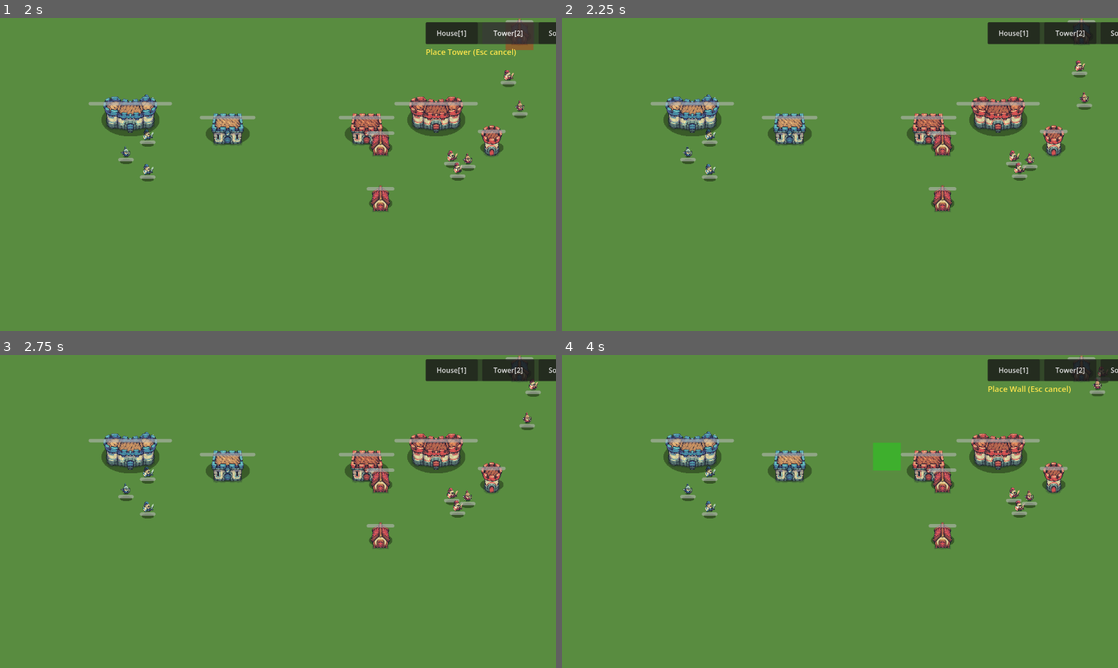
Above: before the commit, frames 1-4 (two rows, left to right).
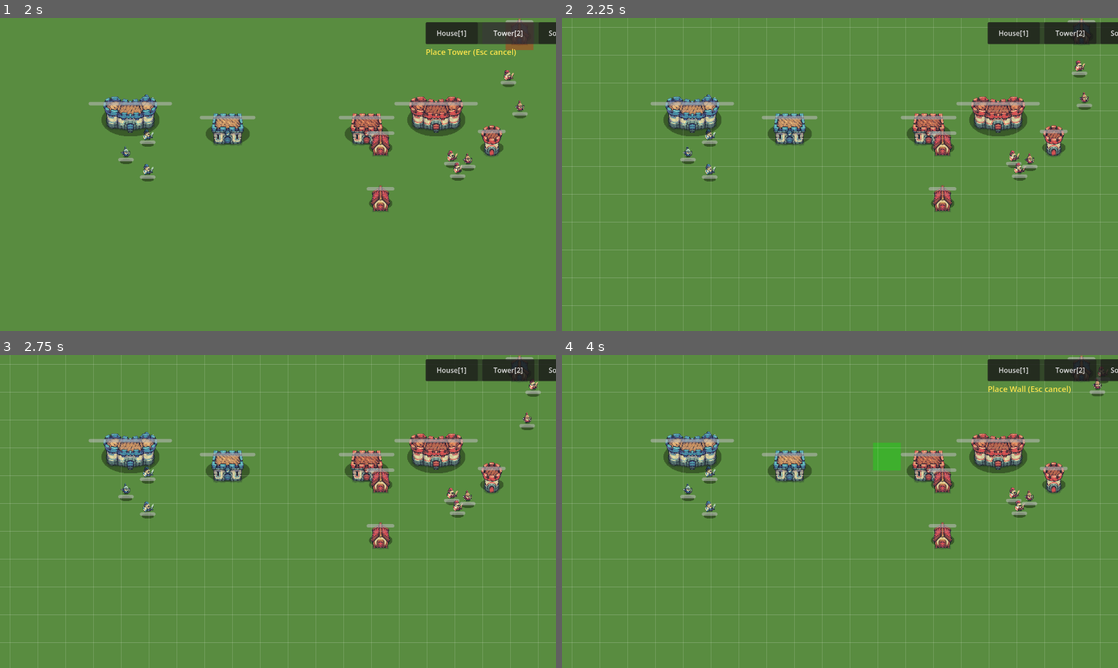
Above: after the commit, the same moments.

Repository: IguanaYu/godot_rts_start
Game: Godot game, scene res://scenes/main.tscn
The game is run twice, just before and just after one commit, with the same random seed, the same clock (stepped at 60 frames per second) and the same inputs.
Inputs (mouse positions are in pixels of both pictures, inside the frame that each line leads up to):
- Up to frame 1 (2 s): click "House[1]" at 0.5 s; click "Tower[2]" at 1.25 s
- Up to frame 2 (2.25 s): tap Enter at 2 s; move the mouse to (962, 158) at 2.02 s; tap G at 2.1 s; click (962, 158) at 2.17 s
- Up to frame 3 (2.75 s): no input
- Up to frame 4 (4 s): move the mouse to (728, 527) at 2.77 s; hold S 2.78-3.53 s; tap G at 2.85, 3.8 s; move the mouse to (895, 442) at 3.52 s; tap 1 at 3.6 s

Frame 1 is identical in both runs. In frame 2, 4.7% of the frame differs, in the area x 0-100%, y 0-100%; in frame 3, 4.7%; in frame 4, 4.7%.

Commit message:
添加网格显示功能：G键切换、Line2D节点实现

Diff:
--- a/scenes/building.tscn
+++ b/scenes/building.tscn
@@ -1,27 +1,26 @@
-[gd_scene load_steps=2 format=3 uid="uid://bxbld0001"]
+[gd_scene format=3 uid="uid://bxbld0001"]
 
-[ext_resource type="Script" path="res://scripts/building.gd" id="bld_script"]
+[ext_resource type="Script" uid="uid://brxgc8ols7de3" path="res://scripts/building.gd" id="bld_script"]
 
-[node name="Building" type="Node2D"]
+[node name="Building" type="Node2D" unique_id=90714510]
 script = ExtResource("bld_script")
 
-[node name="StaticBody2D" type="StaticBody2D" parent="."]
+[node name="StaticBody2D" type="StaticBody2D" parent="." unique_id=1842188918]
 
-[node name="CollisionShape2D" type="CollisionShape2D" parent="StaticBody2D"]
+[node name="CollisionShape2D" type="CollisionShape2D" parent="StaticBody2D" unique_id=1519303474]
 
-[node name="BodySprite" type="Sprite2D" parent="."]
+[node name="BodySprite" type="Sprite2D" parent="." unique_id=356943588]
 scale = Vector2(0.4, 0.4)
 
-[node name="HPBar" type="ProgressBar" parent="."]
+[node name="HPBar" type="ProgressBar" parent="." unique_id=1713624921]
 offset_left = -32.0
 offset_top = -44.0
 offset_right = 32.0
 offset_bottom = -36.0
-max_value = 100.0
 value = 100.0
 show_percentage = false
 
-[node name="AggroLine" type="Line2D" parent="."]
+[node name="AggroLine" type="Line2D" parent="." unique_id=1219533136]
 visible = false
 width = 2.0
 default_color = Color(1, 0.3, 0.3, 0.7)
--- a/scripts/main.gd
+++ b/scripts/main.gd
@@ -17,6 +17,10 @@
 
 # 放置模式
 var place_mode: PlaceMode = PlaceMode.NONE
+
+# 网格显示
+var show_grid: bool = false
+var grid_overlay = null
 
 # 网格占用
 var occupied_cells: Dictionary = {}  # Vector2i -> Building
@@ -42,7 +46,41 @@
 	preview_rect.visible = false
 	_create_ui()
 	_spawn_initial()
+	_create_grid()
 	await get_tree().process_frame
+
+
+func _create_grid() -> void:
+	var container := Node2D.new()
+	container.name = "GridOverlay"
+	container.z_index = 1
+	container.visible = false
+	add_child(container)
+	move_child(container, 1)
+	var start_x := -500
+	var start_y := -500
+	var end_x := 1500
+	var end_y := 1200
+	var color := Color(1, 1, 1, 0.2)
+	var x := start_x
+	while x <= end_x:
+		var line := Line2D.new()
+		line.width = 1.0
+		line.default_color = color
+		line.add_point(Vector2(x, start_y))
+		line.add_point(Vector2(x, end_y))
+		container.add_child(line)
+		x += GRID_SIZE
+	var y := start_y
+	while y <= end_y:
+		var line := Line2D.new()
+		line.width = 1.0
+		line.default_color = color
+		line.add_point(Vector2(start_x, y))
+		line.add_point(Vector2(end_x, y))
+		container.add_child(line)
+		y += GRID_SIZE
+	grid_overlay = container
 
 func _create_ui() -> void:
 	var canvas := CanvasLayer.new()
@@ -384,6 +422,10 @@
 				_enter_place_mode(PlaceMode.CASTLE)
 			KEY_6:
 				_enter_place_mode(PlaceMode.BARRACKS)
+			KEY_G:
+				show_grid = not show_grid
+				if grid_overlay:
+					grid_overlay.visible = show_grid
 			KEY_ESCAPE:
 				place_mode = PlaceMode.NONE
 				attack_move_mode = false
Not shown, added: scripts/arrow.gd.uid
Not shown, added: scripts/building.gd.uid
